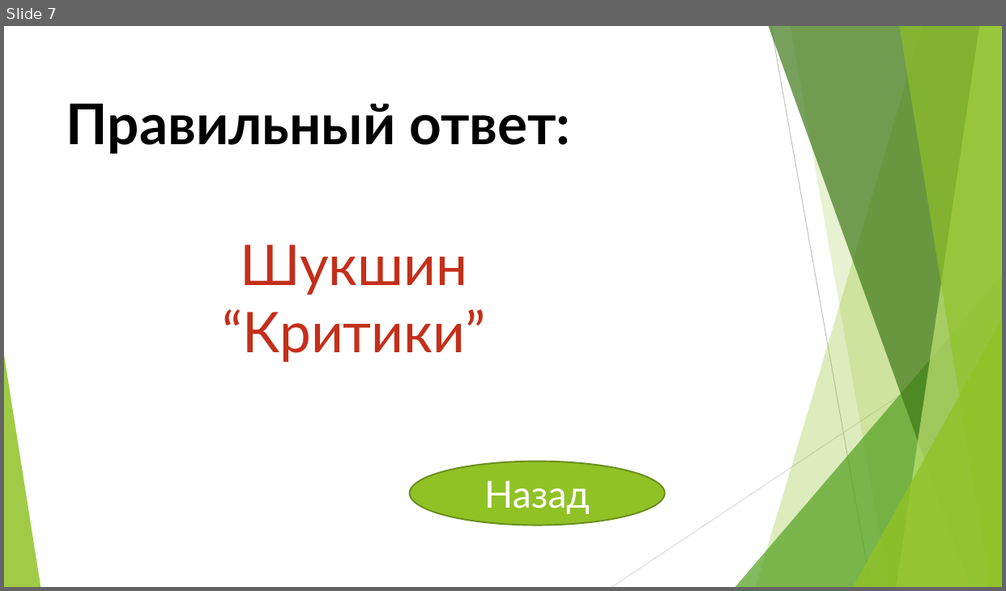
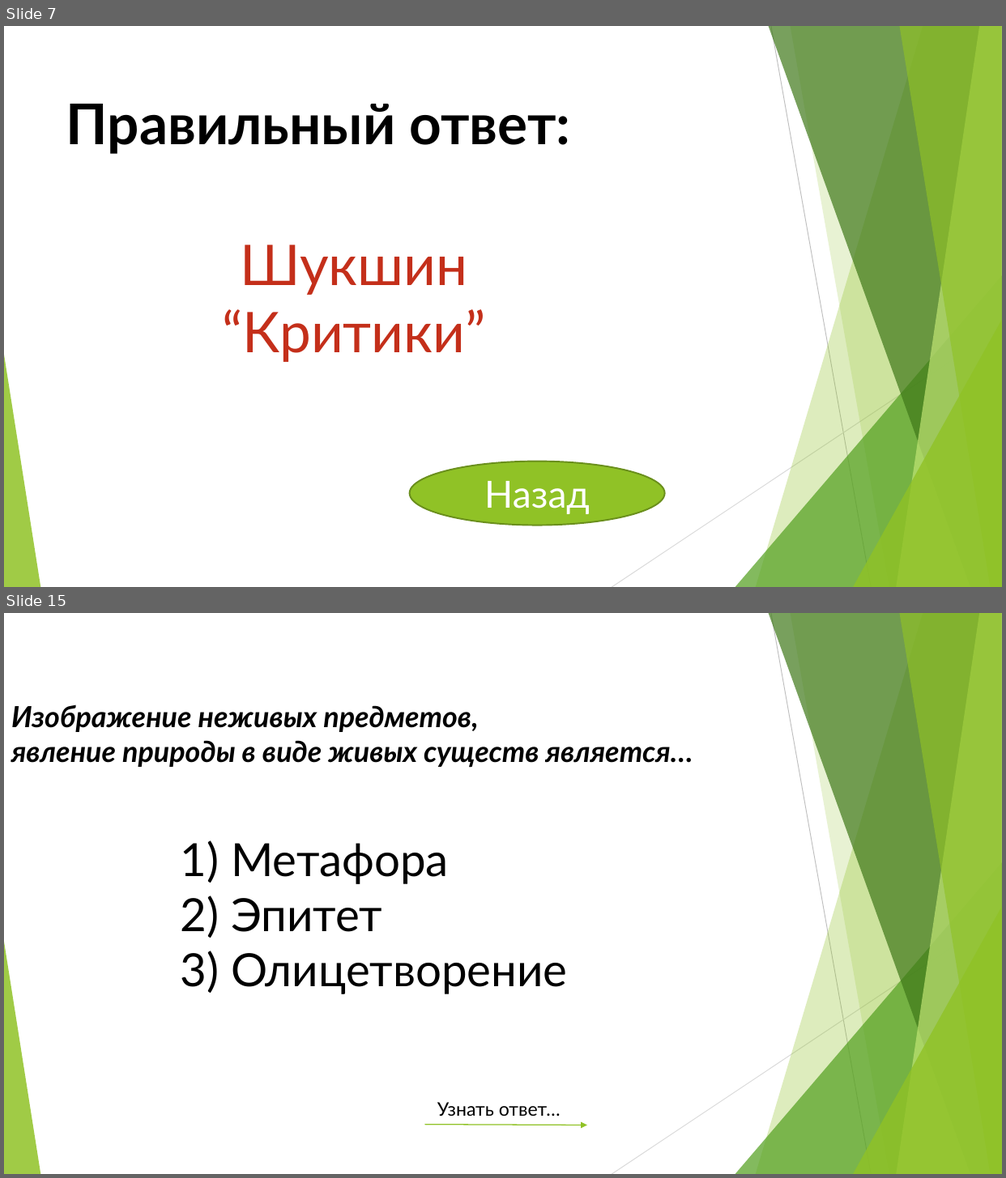
Before and after one commit to Yaric2010/ABOBA228, a slide deck: Презентация_ЯРИК_ЗЩЕЙНАБ_РЕНАТ_АМИРА.pptx. Shown one above the other, each under a label of ours: slide 7 before the commit, slides 7 and 15 after it; the slides between them are not shown. The pictures are 1006x591 and 1006x1178 pixels, drawn with LibreOffice and Linux fonts; fonts in the diff are those of the drawing. Boxes give left, top, right and bottom in pixels: in the first picture for what was removed or moved away, otherwise in the second. Text is boxed around its words. In the diff, an @@ line names an element or a change of style, - is before the commit and + after.

```diff
--- a/Презентация_ЯРИК_ЗЩЕЙНАБ_РЕНАТ_АМИРА.pptx
+++ b/Презентация_ЯРИК_ЗЩЕЙНАБ_РЕНАТ_АМИРА.pptx
@@ slide 15 added at bbox=[4, 613, 1002, 1174], background #FFFFFF; not listed: 10 template elements that a slide beside it also shows @@
@@ text added at bbox=[11, 705, 693, 768], 28 pt, text #000000, bold, italic @@
+Изображение неживых предметов,
+явление природы в виде живых существ является…
@@ text added at bbox=[231, 843, 567, 995], 44 pt, text #000000 @@
+1) Метафора
+2) Эпитет
+3) Олицетворение
@@ text added at bbox=[437, 1102, 560, 1116], 18 pt, text #000000 @@
+Узнать ответ…
@@ arrow added from (425, 1125) to (587, 1126), #90C226 1 pt @@
```
Also in this commit, not shown: 2 slides changed, 24 other slides added.
